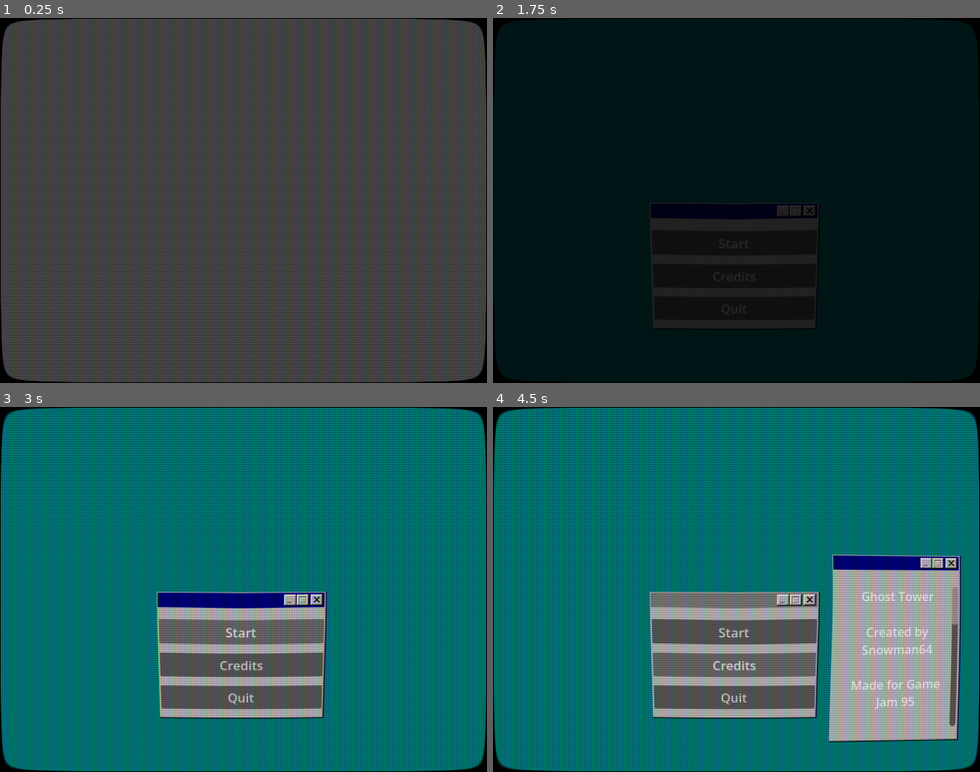
Above: before the commit, frames 1-4 (two rows, left to right).
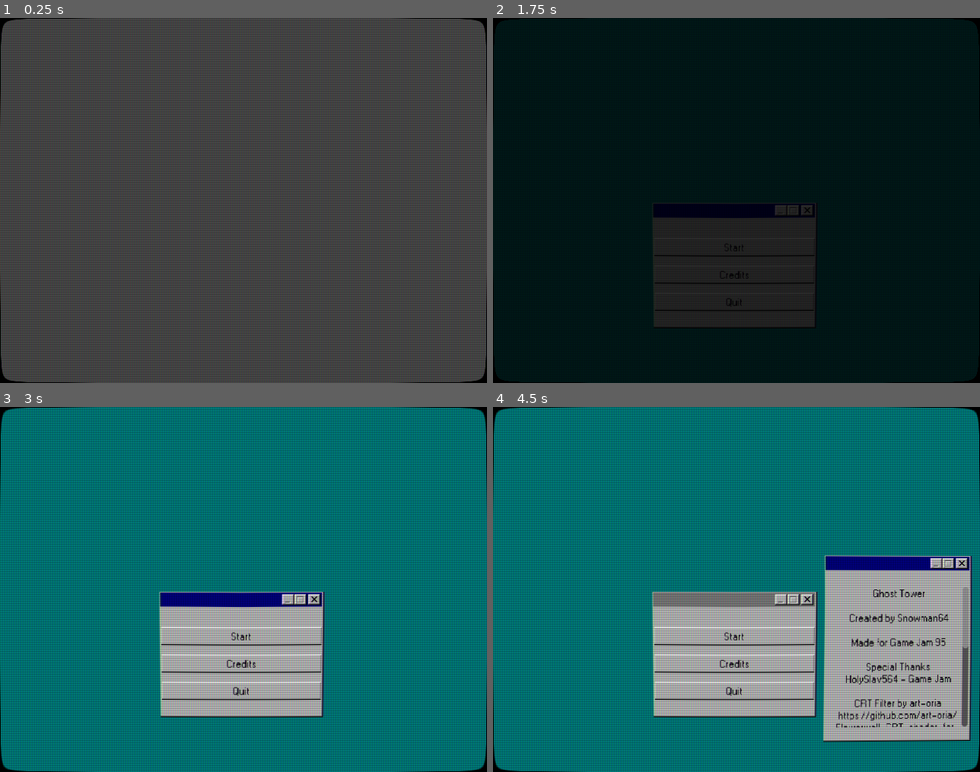
Above: after the commit, the same moments.

Repository: SnowmanSixtyFour/GhostTowerGameJam
Game: Godot game, scene res://Scenes/GUI/title.tscn
Two runs of this game, one before a commit and one after it. Both use one fixed random seed, a clock stepped at 60 frames per second and the inputs below.
Inputs:
- Up to frame 1 (0.25 s): no input
- Up to frame 2 (1.75 s): tap Enter (ui_accept) at 0.5, 0.77, 1.52 s; tap Tab at 0.6, 1.35 s
- Up to frame 3 (3 s): click "Start" at 2 s; click "Start" at 2.75 s
- Up to frame 4 (4.5 s): click "Start" at 3.5 s; click "Credits" at 4.25 s

The runs differ from the first frame. In frame 1, 0.9% of the frame differs, in the area x 0-100%, y 0-100%; in frame 2, 0.9%; in frame 3, 8.7%; in frame 4, 14%.

Commit message:
Theme Updates

Diff:
--- a/Scenes/GUI/main_menu.tscn
+++ b/Scenes/GUI/main_menu.tscn
@@ -6,6 +6,8 @@
 [ext_resource type="Texture2D" uid="uid://cpw7oeww5pvjn" path="res://Assets/Images/GUI/window.png" id="4_s14jb"]
 [ext_resource type="Texture2D" uid="uid://clwi3e2w0jx7f" path="res://Assets/Images/GUI/window_unfocused.png" id="5_nmf5u"]
 [ext_resource type="Script" uid="uid://ckrn8quppytc3" path="res://Scripts/Objects/window.gd" id="6_twpvi"]
+[ext_resource type="Texture2D" uid="uid://bw6gpspv6pt15" path="res://Assets/Images/GUI/button.png" id="7_1phqa"]
+[ext_resource type="Texture2D" uid="uid://dn0tv7lysy7nh" path="res://Assets/Images/GUI/button_pressed.png" id="8_s14jb"]
 
 [sub_resource type="StyleBoxTexture" id="StyleBoxTexture_61ot5"]
 texture = ExtResource("4_s14jb")
@@ -32,6 +34,20 @@
 [sub_resource type="StyleBoxFlat" id="StyleBoxFlat_12j5o"]
 bg_color = Color(0.7529412, 0.7529412, 0.7529412, 1)
 
+[sub_resource type="StyleBoxTexture" id="StyleBoxTexture_twpvi"]
+texture = ExtResource("7_1phqa")
+texture_margin_left = 4.0
+texture_margin_top = 4.0
+texture_margin_right = 4.0
+texture_margin_bottom = 4.0
+
+[sub_resource type="StyleBoxTexture" id="StyleBoxTexture_nmf5u"]
+texture = ExtResource("8_s14jb")
+texture_margin_left = 4.0
+texture_margin_top = 4.0
+texture_margin_right = 4.0
+texture_margin_bottom = 4.0
+
 [node name="MainMenu" type="Control" unique_id=1968912720]
 layout_mode = 3
 anchors_preset = 15
@@ -56,7 +72,7 @@
 position = Vector2i(216, 270)
 size = Vector2i(207, 132)
 min_size = Vector2i(54, 124)
-max_size = Vector2i(590, 390)
+max_size = Vector2i(632, 452)
 theme_override_constants/title_height = 22
 theme_override_constants/resize_margin = 12
 theme_override_icons/close = ExtResource("2_twpvi")
@@ -89,23 +105,53 @@
 
 [node name="Start" type="Button" parent="OptionsWindow/Panel/VBoxContainer" unique_id=157130889]
 layout_mode = 2
+theme_override_colors/font_color = Color(0, 0, 0, 1)
+theme_override_colors/font_focus_color = Color(0, 0, 0, 1)
+theme_override_colors/font_pressed_color = Color(0, 0, 0, 1)
+theme_override_colors/font_hover_color = Color(0, 0, 0, 1)
+theme_override_colors/font_hover_pressed_color = Color(0, 0, 0, 1)
+theme_override_colors/font_disabled_color = Color(0, 0, 0, 1)
+theme_override_colors/font_outline_color = Color(0, 0, 0, 1)
+theme_override_styles/normal = SubResource("StyleBoxTexture_twpvi")
+theme_override_styles/pressed = SubResource("StyleBoxTexture_nmf5u")
+theme_override_styles/hover = SubResource("StyleBoxTexture_twpvi")
 text = "Start"
 
 [node name="Credits" type="Button" parent="OptionsWindow/Panel/VBoxContainer" unique_id=1186250627]
 layout_mode = 2
+theme_override_colors/font_color = Color(0, 0, 0, 1)
+theme_override_colors/font_focus_color = Color(0, 0, 0, 1)
+theme_override_colors/font_pressed_color = Color(0, 0, 0, 1)
+theme_override_colors/font_hover_color = Color(0, 0, 0, 1)
+theme_override_colors/font_hover_pressed_color = Color(0, 0, 0, 1)
+theme_override_colors/font_disabled_color = Color(0, 0, 0, 1)
+theme_override_colors/font_outline_color = Color(0, 0, 0, 1)
+theme_override_styles/normal = SubResource("StyleBoxTexture_twpvi")
+theme_override_styles/pressed = SubResource("StyleBoxTexture_nmf5u")
+theme_override_styles/hover = SubResource("StyleBoxTexture_twpvi")
 text = "Credits"
 
 [node name="Quit" type="Button" parent="OptionsWindow/Panel/VBoxContainer" unique_id=1279286473]
 layout_mode = 2
+theme_override_colors/font_color = Color(0, 0, 0, 1)
+theme_override_colors/font_focus_color = Color(0, 0, 0, 1)
+theme_override_colors/font_pressed_color = Color(0, 0, 0, 1)
+theme_override_colors/font_hover_color = Color(0, 0, 0, 1)
+theme_override_colors/font_hover_pressed_color = Color(0, 0, 0, 1)
+theme_override_colors/font_disabled_color = Color(0, 0, 0, 1)
+theme_override_colors/font_outline_color = Color(0, 0, 0, 1)
+theme_override_styles/normal = SubResource("StyleBoxTexture_twpvi")
+theme_override_styles/pressed = SubResource("StyleBoxTexture_nmf5u")
+theme_override_styles/hover = SubResource("StyleBoxTexture_twpvi")
 text = "Quit"
 
 [node name="CreditsWindow" type="Window" parent="." unique_id=1739298641]
 gui_embed_subwindows = true
 oversampling_override = 1.0
-position = Vector2i(445, 223)
-size = Vector2i(168, 212)
+position = Vector2i(438, 223)
+size = Vector2i(190, 212)
 min_size = Vector2i(54, 2)
-max_size = Vector2i(590, 390)
+max_size = Vector2i(632, 452)
 theme_override_constants/title_height = 22
 theme_override_constants/resize_margin = 12
 theme_override_icons/close = ExtResource("2_twpvi")
@@ -135,6 +181,7 @@
 offset_bottom = -16.119995
 grow_horizontal = 2
 grow_vertical = 2
+theme_override_colors/default_color = Color(0, 0, 0, 1)
 text = "Ghost Tower
 
 Created by Snowman64
@@ -146,6 +193,9 @@
 
 CRT Filter by art-oria
 https://github.com/art-oria/Flowerwall-CRT-shader-for-Godot
+
+Windows 95 Font licensed under the SIL OpenFont license.
+https://www.dafont.com/w95fa.font
 
 Save and Load Settings by DashNothing
 https://www.youtube.com/watch?v=tfqJjDw0o7Y
--- a/Scenes/Global/crt_filter.tscn
+++ b/Scenes/Global/crt_filter.tscn
@@ -13,7 +13,7 @@
 shader_parameter/colored_grain = true
 shader_parameter/grain_strength = 0.25
 shader_parameter/enable_curving = true
-shader_parameter/curve_power = 1.0499999988824
+shader_parameter/curve_power = 1.01999999955296
 shader_parameter/enable_scanlines = true
 shader_parameter/scanlines_interval = 3.0
 shader_parameter/scanlines_opacity = 0.15000000223518
--- a/Scripts/Objects/window.gd
+++ b/Scripts/Objects/window.gd
@@ -1,7 +1,7 @@
 extends Window
 
 var screen_bottom = 5
-var screen_top = 30
+var screen_top = 25
 
 func _process(delta: float):
 	var parent_window = get_parent()
--- a/project.godot
+++ b/project.godot
@@ -30,6 +30,13 @@
 window/stretch/mode="canvas_items"
 window/per_pixel_transparency/allowed=true
 
+[gui]
+
+fonts/dynamic_fonts/use_oversampling=false
+theme/default_font_antialiasing=0
+theme/default_font_subpixel_positioning=0
+theme/custom_font="uid://puphyspw5b2v"
+
 [physics]
 
 3d/physics_engine="Jolt Physics"
@@ -40,3 +47,5 @@
 rendering_device/driver.windows="d3d12"
 renderer/rendering_method="gl_compatibility"
 renderer/rendering_method.mobile="gl_compatibility"
+textures/decals/filter=0
+textures/light_projectors/filter=0
Not shown, added: Assets/Fonts/pixelated.fnt
Not shown, added: Assets/Fonts/pixelated.fnt.import
Binary file added: Assets/Fonts/pixelated_0.png
Not shown, added: Assets/Fonts/pixelated_0.png.import
Binary file added: Assets/Images/GUI/button.png
Not shown, added: Assets/Images/GUI/button.png.import
Binary file added: Assets/Images/GUI/button_pressed.png
Not shown, added: Assets/Images/GUI/button_pressed.png.import
